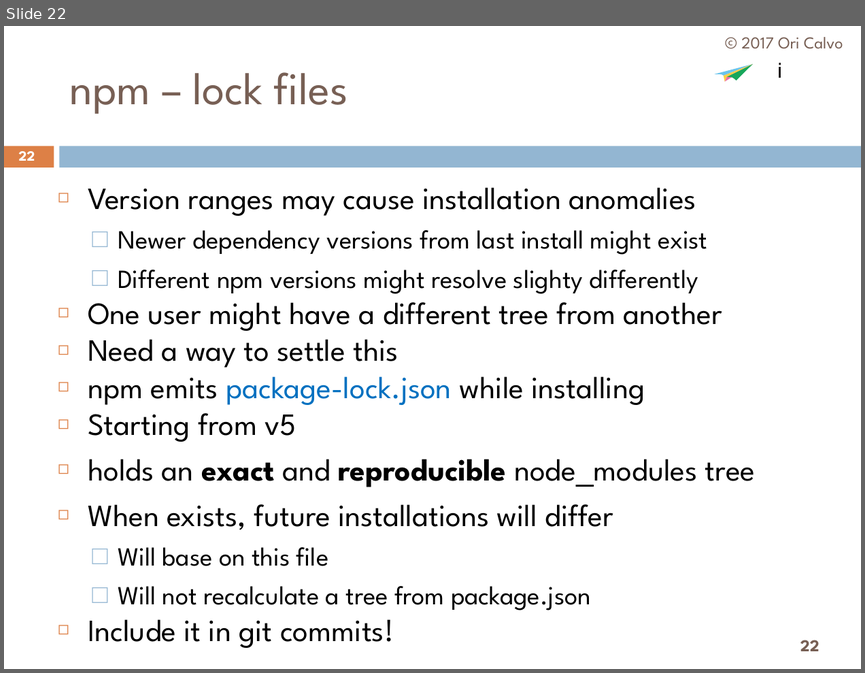
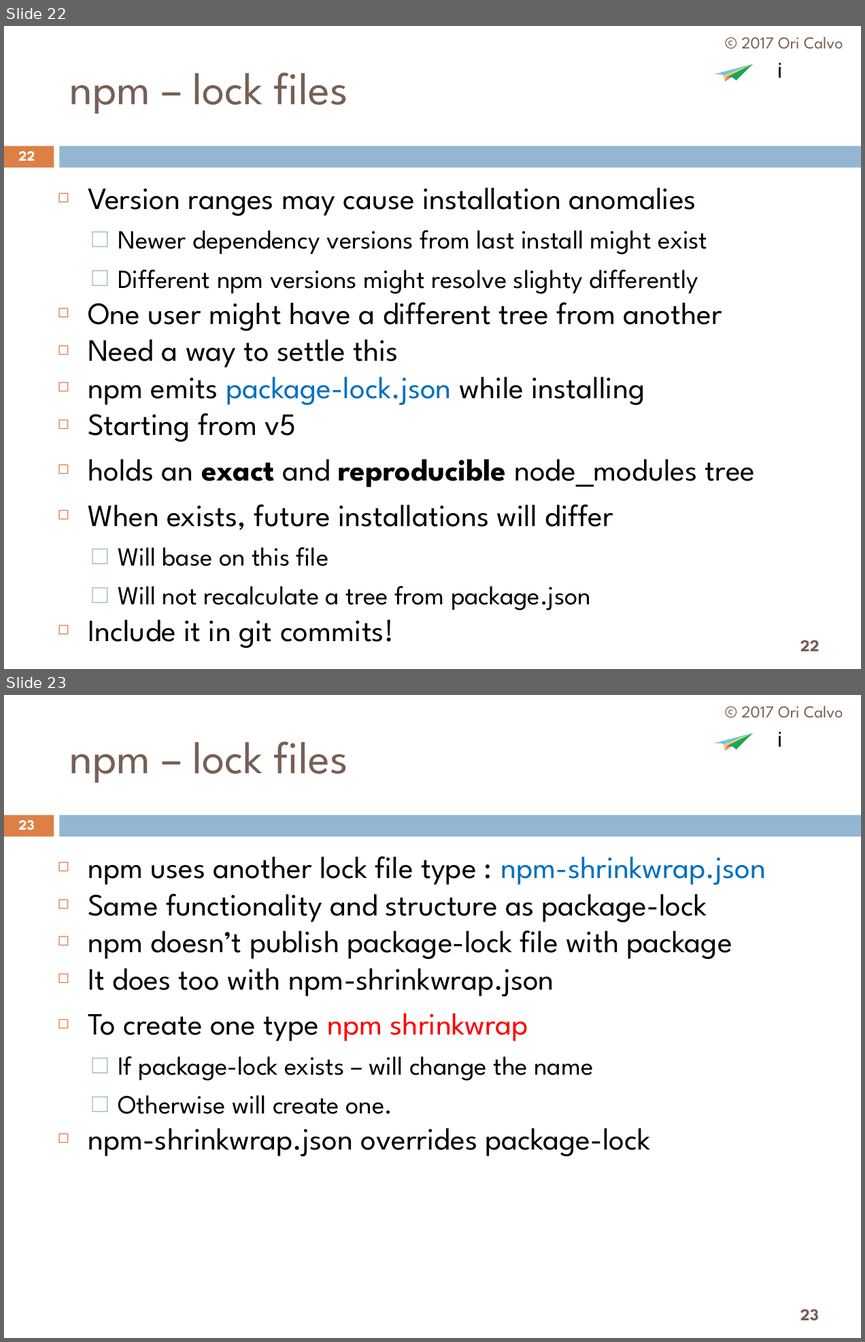
Before and after one commit to oricalvo/course-nodejs, a slide deck: 02 Package Management.pptx. Shown one above the other, each under a label of ours: slide 22 before the commit, slides 22 and 23 after it. The pictures are 865x673 and 865x1342 pixels, drawn with LibreOffice and Linux fonts; fonts in the diff are those of the drawing; background and template pictures are left out. Boxes give left, top, right and bottom in pixels: in the first picture for what was removed or moved away, otherwise in the second. Text is boxed around its words. In the diff, an @@ line names an element or a change of style, - is before the commit and + after.

Commit message:
Package management done

```diff
--- a/02 Package Management.pptx
+++ b/02 Package Management.pptx
@@ slide 23 added at [4,695,861,1338], background #FFFFFF; not listed: 8 template elements that a slide beside it also shows @@
@@ text added at [741,706,843,718], 14 pt, text #775F54 @@
+© 2017 Ori Calvo
@@ title added at [70,741,348,783], 38 pt, text #775F54 @@
+npm – lock files
@@ text added at [19,820,35,830], 12 pt, text #FFFFFF, bold @@
+23
@@ text added at [88,856,766,1156], 26 pt, text #000000 @@
+◻ npm uses another lock file type : npm-shrinkwrap.json
+◻ Same functionality and structure as package-lock
+◻ npm doesn’t publish package-lock file with package
+◻ It does too with npm-shrinkwrap.json
+◻ To create one type npm shrinkwrap
+  ⬜ If package-lock exists – will change the name
+  ⬜ Otherwise will create one.
+◻ npm-shrinkwrap.json overrides package-lock
@@ page number added at [800,1308,819,1320], 14 pt, text #775F54, bold @@
+23
```
Also in this commit, not shown: 7 slides changed, 1 other slide added.
